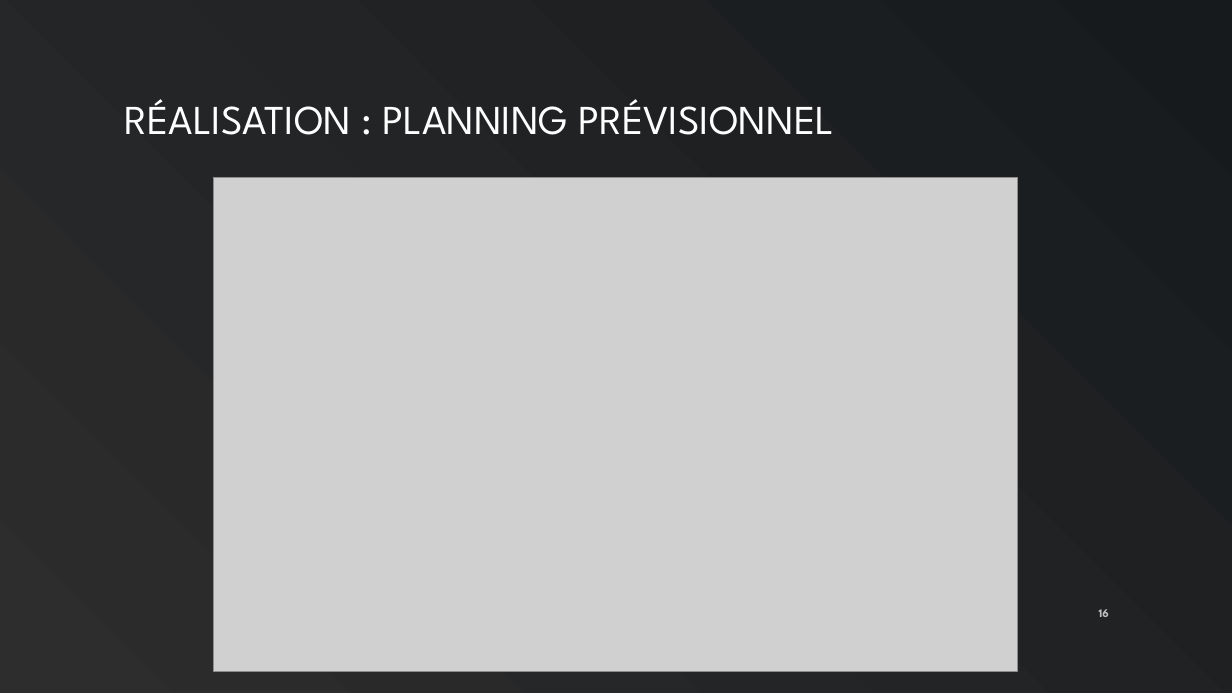
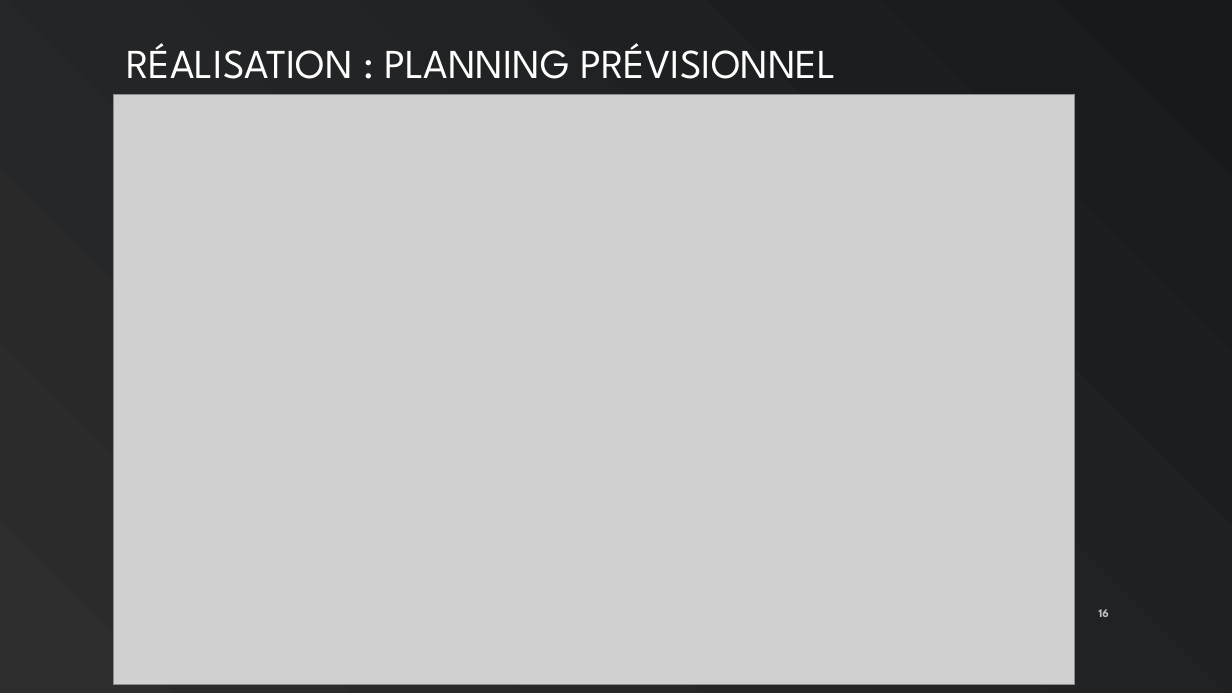
Before and after one commit to AldwynN/RP_TPI_2019, a slide deck: slide 16 of docs/Presentation/PR_Presentation_DirectProd.pptx. Drawn at 1232x693 pixels with LibreOffice and Linux fonts; fonts in the diff are those of the drawing; grey boxes stand for pictures. Boxes give left, top, right and bottom in pixels: in the first picture for what was removed or moved away, otherwise in the second. Text is boxed around its words. In the diff, an @@ line names an element or a change of style, - is before the commit and + after.

```diff
--- a/docs/Presentation/PR_Presentation_DirectProd.pptx
+++ b/docs/Presentation/PR_Presentation_DirectProd.pptx
@@ title "RÉALISATION : PLANNING PRÉVISIONNEL": place and size @@
-title "RÉALISATION : PLANNING PRÉVISIONNEL" at box(125, 99, 834, 135)
+title "RÉALISATION : PLANNING PRÉVISIONNEL" at box(126, 43, 836, 79)
@@ picture: place and size @@
-picture at box(213, 177, 1018, 671)
+picture at box(114, 94, 1075, 685)
```
Also in this commit, not shown: 4 other slides changed, 1 other file.
